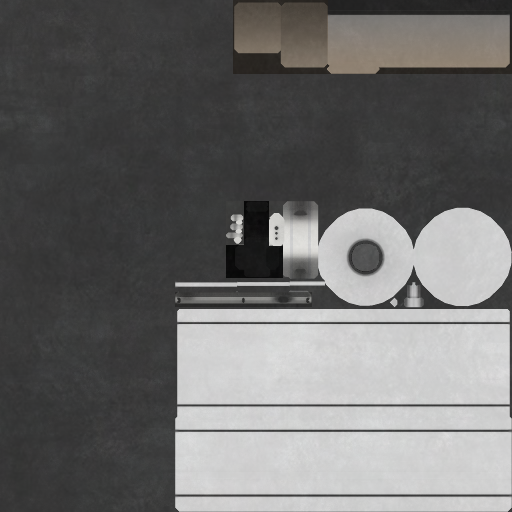
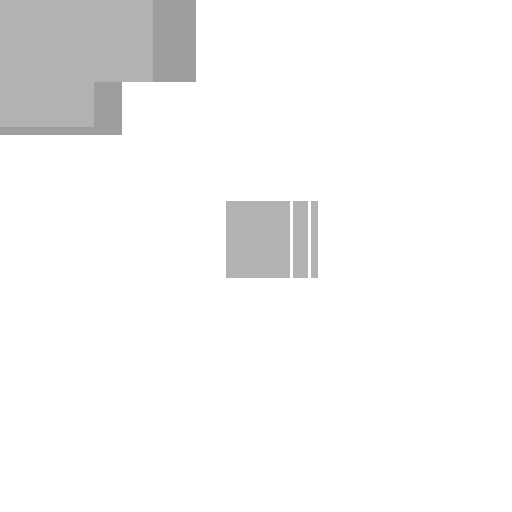
Layered file, before and after one edit (512x512). Changes by layer:
showed "___MET", painted on it over [left=0, top=0, right=512, bottom=512]
hid group "_ALBEDO" (4 layers) over [left=0, top=0, right=512, bottom=512]
painted on "AO" over [left=1, top=1, right=508, bottom=273]
painted on "Warstwa #2" over [left=0, top=0, right=196, bottom=135]
